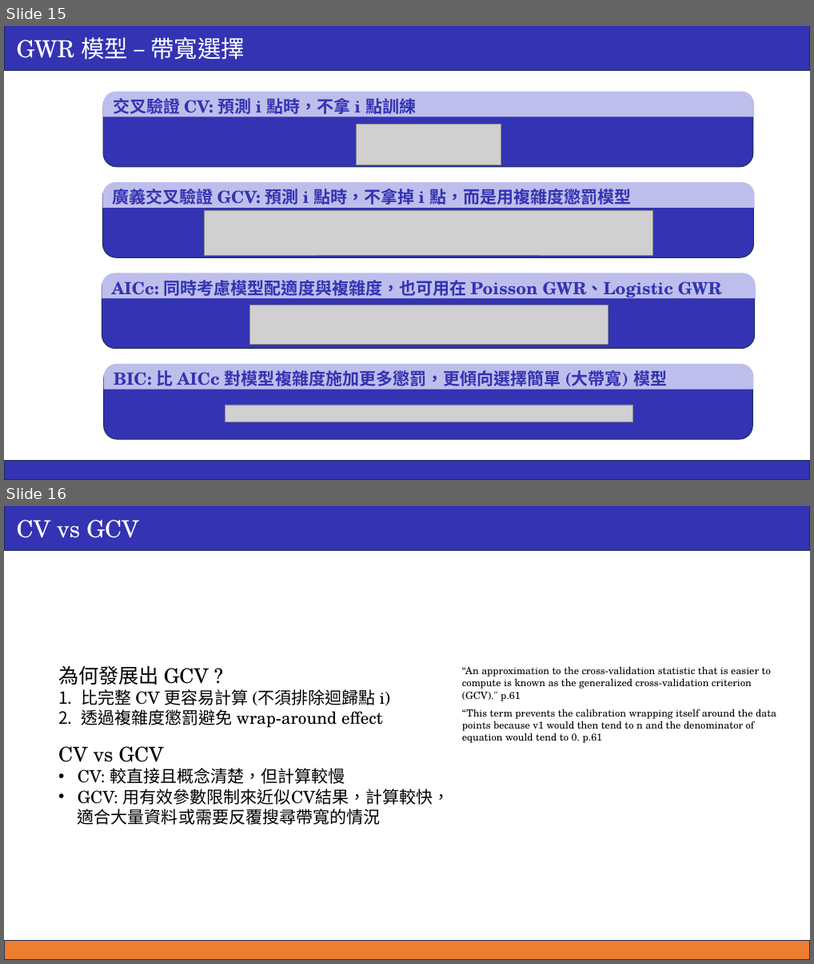
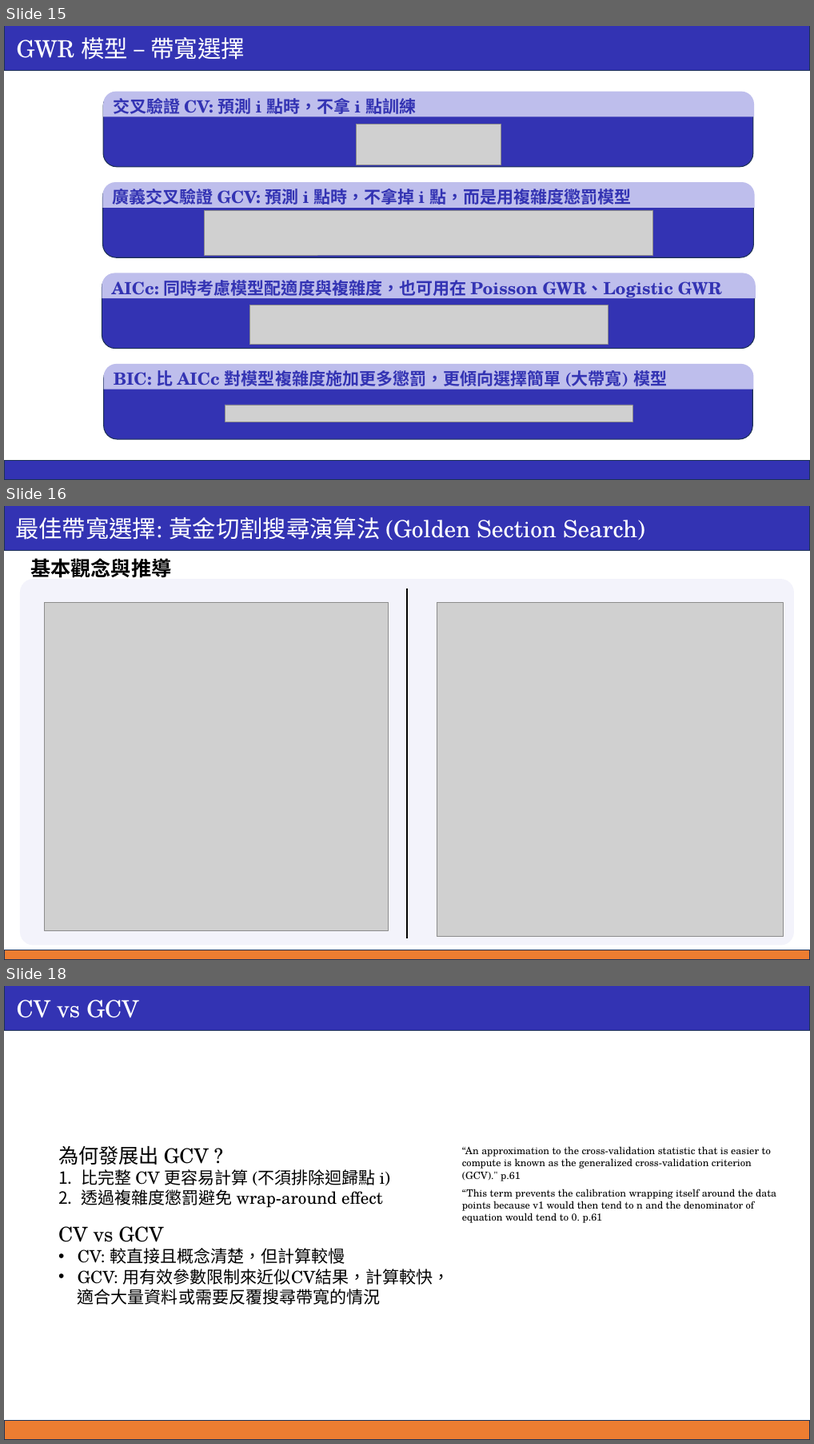
Before and after one commit to ricki0313/GWR_hw, a slide deck: theory_01/report/GWR_report_01.pptx. Shown one above the other, each under a label of ours: slides 15 and 16 before the commit, slides 15, 16 and 18 after it; the slides between them are not shown. The pictures are 814x964 and 814x1444 pixels, drawn with LibreOffice and Linux fonts; fonts in the diff are those of the drawing; grey boxes stand for pictures. Boxes give left, top, right and bottom in pixels: in the first picture for what was removed or moved away, otherwise in the second. Text is boxed around its words. In the diff, an @@ line names an element or a change of style, - is before the commit and + after.

Commit message:
0729_golden

```diff
--- a/theory_01/report/GWR_report_01.pptx
+++ b/theory_01/report/GWR_report_01.pptx
@@ slide 16 added at [4, 506, 810, 960], background #FFFFFF @@
@@ rectangle added at [4, 506, 810, 550], fill #3333B3, outline #1E3256 1 pt, 28 pt, text #FFFFFF @@
+最佳帶寬選擇: 黃金切割搜尋演算法 (Golden Section Search)
@@ text added at [30, 558, 171, 578], 24 pt, text #000000, bold @@
+基本觀念與推導
@@ rounded rectangle added at [20, 579, 794, 944], fill #F3F3FB @@
@@ line added from (407, 588) to (407, 938), #000000 1.5 pt @@
@@ picture added at [45, 603, 389, 930] @@
@@ picture added at [437, 603, 784, 936] @@
@@ rectangle added at [4, 950, 810, 960], fill #ED7D31, outline #1E3256 1 pt @@
@@ what was slide 16 is now slide 18 @@
```
Also in this commit, not shown: 5 slides changed, 6 other slides added, 3 other files.
